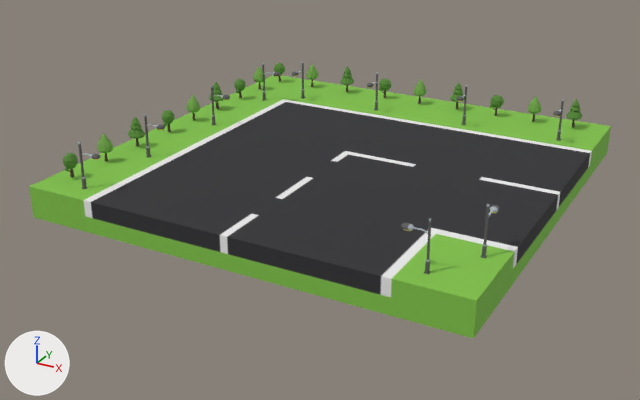
One commit to the OBJ model Resource/road_3/c.obj: the scene before it, then after it.
Rendered twice from a camera (50 mm lens) standing at (1993.0, -3899.0, 1816.0) and looking at (-63.0, -161.0, -54.0). Lighting does not change. The marker at lower left points along +X, +Y and +Z. Where no turn or scale is listed for an object, it has been applied to the vertices.

In view in the first picture: 'c'.
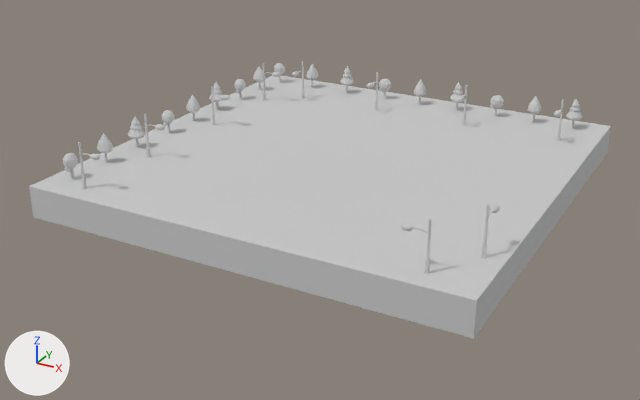
The change, as JSON lines over the scene's bpy script:
```json
{"op": "remove", "block": "mat_material__16356", "code": "mat_material__16356.texture = img_object122diffusemap_png"}
{"op": "add", "block": "mat_material__16356", "code": "mat_material__16356.base_color = (0.588, 0.588, 0.588)  # light grey #cacaca"}
{"block": "me_c", "where": "me_c.from_pydata(...)  # 4439 vertices, 8390 faces; spans x -1126.0..1126.0, y -1126.0..1126.0, z 0.0..396.0"}
{"block": "me_c", "where": "# used by ob_c; location = (0.0, 0.0, 0.0)"}
{"block": "me_c", "change": "me_c part 1: all 52 vertices in x -1126.0..1126.0, y -673.0..-625.0, z 0.0..164.0 are moved by (0.0, -108.0, 0.0)"}
{"block": "me_c", "change": "me_c part 2: all 52 vertices in x -1126.0..1126.0, y 625.0..667.0, z 0.0..164.0 are moved by (0.0, 117.0, 0.0)"}
```

Location of each change, [x1, y1, x2, y2] in pixels of the pictures (640 x 400 px; the box of a moved part takes in the faces that stretch with it):
```json
{"object": "c", "change": "surface changed", "before": [29, 62, 611, 339], "after": [29, 62, 611, 339]}
{"part": 1, "of": "me_c", "change": "moved or reshaped", "before": [69, 140, 535, 308], "after": [69, 140, 535, 308]}
{"part": 2, "of": "me_c", "change": "moved or reshaped", "before": [211, 84, 601, 197], "after": [211, 84, 601, 197]}
```
